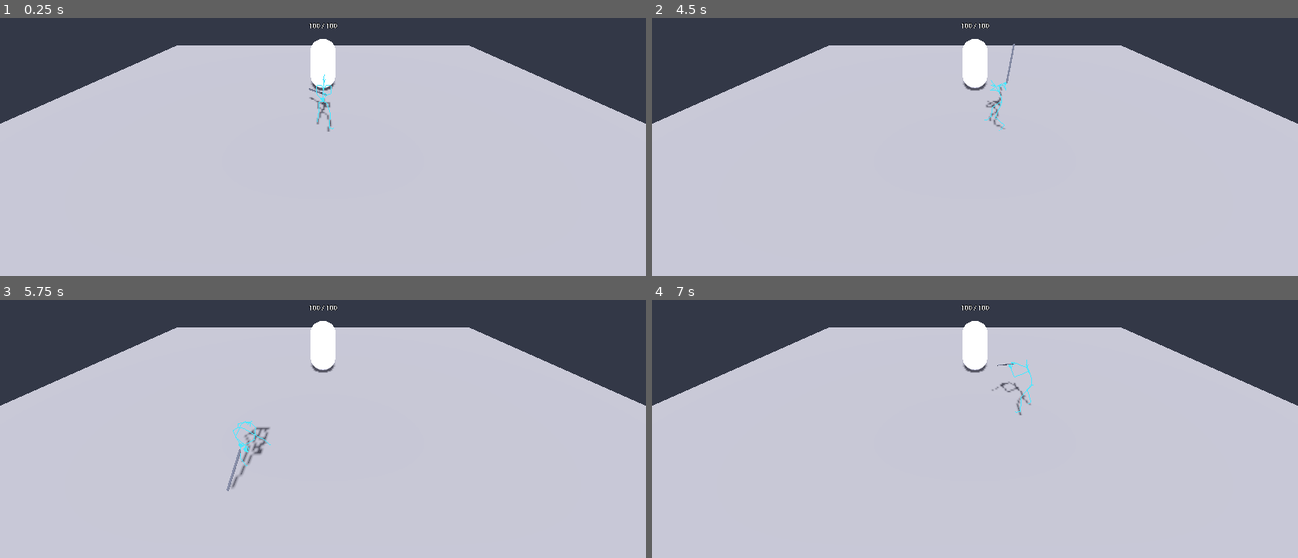
Above: before the commit, frames 1-4 (two rows, left to right).
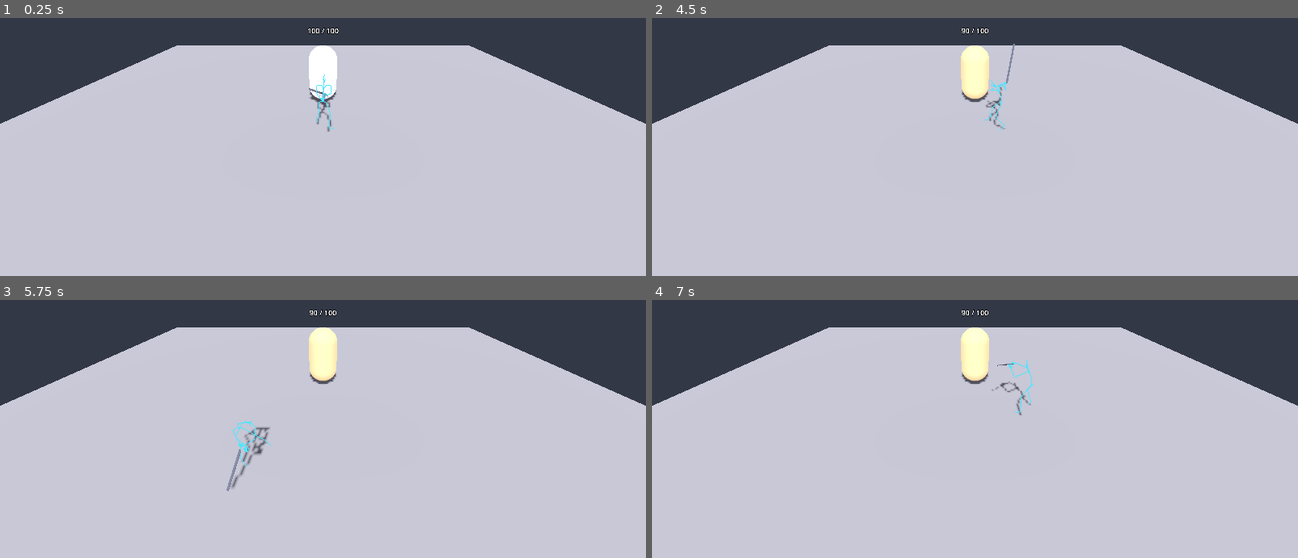
Above: after the commit, the same moments.

Repository: choiyoungun/emergency-process-local
Game: Godot game, scene res://scenes/main.tscn
Two runs of this game, one before a commit and one after it. Both use one fixed random seed, a clock stepped at 60 frames per second and the inputs below.
Inputs (mouse positions are in pixels of both pictures, inside the frame that each line leads up to):
- Up to frame 1 (0.25 s): no input
- Up to frame 2 (4.5 s): tap Enter at 0.5 s; move the mouse to (1117, 77) at 0.52 s; hold D (move_right) 0.53-1.28 s; tap J (attack) every 0.75 s from 0.6 to 4.35 s; click (1117, 77) at 0.67 s; tap Space at 0.77, 1.52, 3.02, 3.77 s; move the mouse to (845, 113) at 1.27 s; hold S (move_back) 1.28-2.03 s; move the mouse to (outside the picture) at 2.02 s; hold D (move_right) 2.03-2.78 s; move the mouse to (942, 167) at 2.77 s; hold W (move_forward) 2.78-3.53 s; click (942, 167) at 2.92 s; move the mouse to (1168, 149) at 3.52 s; hold A (move_left) from 3.53 s (still down); move the mouse to (781, 41) at 4.27 s
- Up to frame 3 (5.75 s): tap Space at 4.52 s; move the mouse to (355, 377) at 5.02 s; release A (move_left) at 5.03 s; hold S (move_back) from 5.03 s (still down); tap J (attack) at 5.1 s; click (355, 377) at 5.17 s
- Up to frame 4 (7 s): move the mouse to (outside the picture) at 5.77 s; release S (move_back) at 5.78 s; hold D (move_right) 5.78-6.53 s; tap J (attack) at 5.85, 6.6 s; tap Space at 6.02, 6.77 s; move the mouse to (1117, 359) at 6.52 s; hold W (move_forward) from 6.53 s (still down)

The runs differ from the first frame. In frame 1, 0.5% of the frame differs, in the area x 47-53%, y 1-33%; in frame 2, 1.1%; in frame 3, 1.1%; in frame 4, 1.1%.

Commit message:
Move dummy to 2m so the sword swing reaches it
Verified headless in Godot 4.3: one swing deals 10 damage.

Co-Authored-By: Claude Sonnet 5.5 <noreply@anthropic.com>
Claude-Session: https://claude.ai/code/session_01Y28x93mMT5p1qb299pzQHS

Diff:
--- a/scenes/main.tscn
+++ b/scenes/main.tscn
@@ -36,7 +36,7 @@
 [node name="Knight" parent="." instance=ExtResource("1")]
 
 [node name="Dummy" parent="." instance=ExtResource("2")]
-transform = Transform3D(1, 0, 0, 0, 1, 0, 0, 0, 1, 0, 0, -3)
+transform = Transform3D(1, 0, 0, 0, 1, 0, 0, 0, 1, 0, 0, -2)
 
 [node name="Camera3D" type="Camera3D" parent="."]
 transform = Transform3D(1, 0, 0, 0, 0.9, 0.436, 0, -0.436, 0.9, 0, 4, 6)
Not shown, changed: README.md
